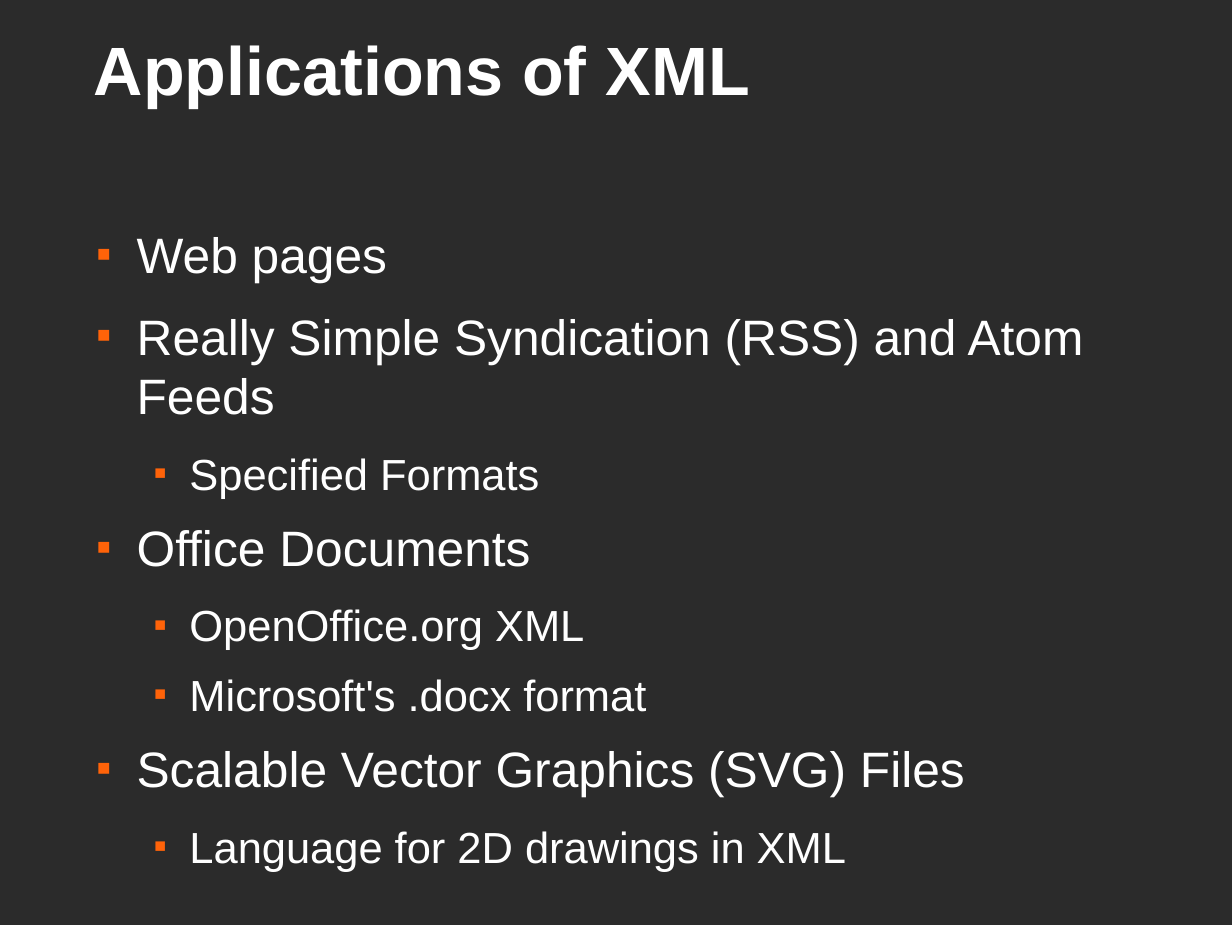
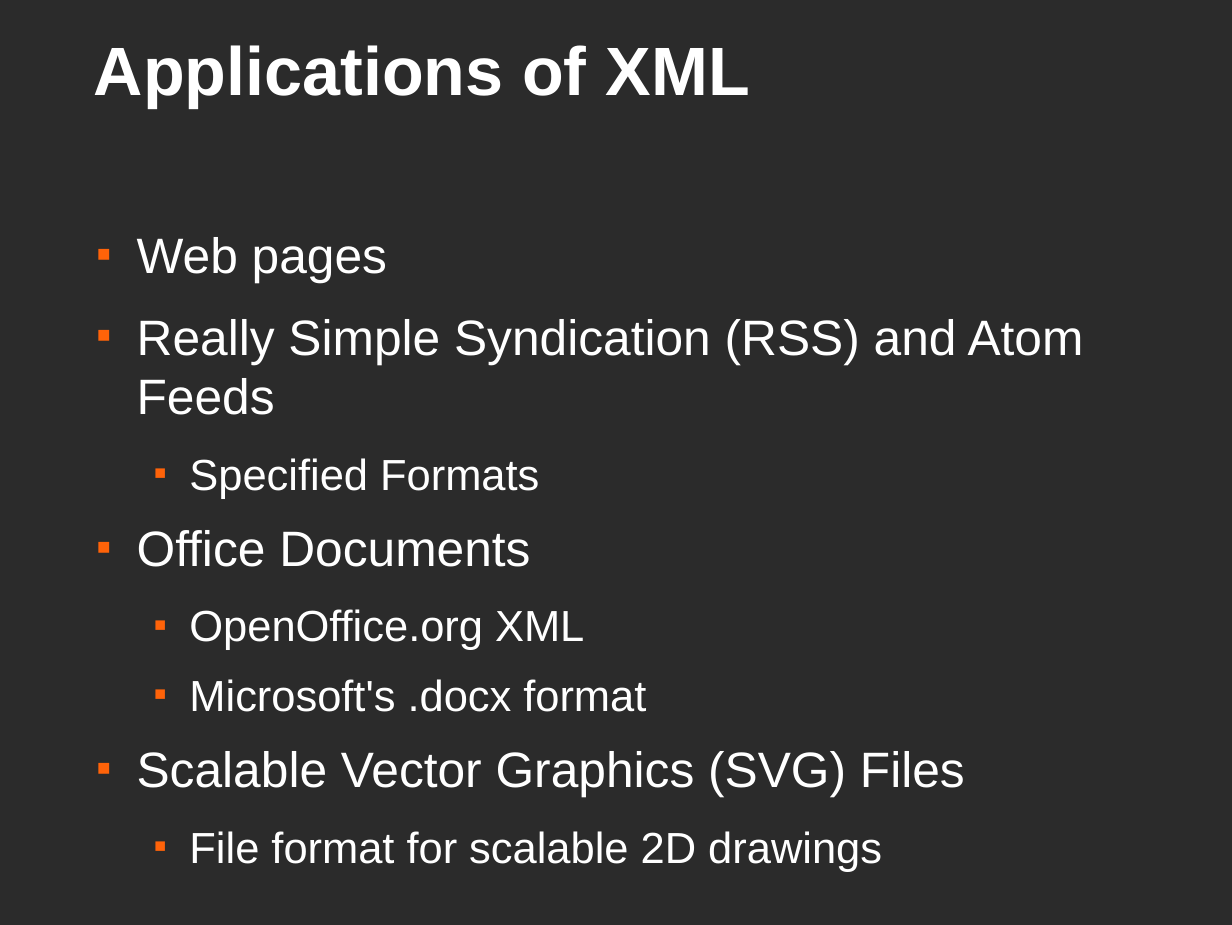
Before and after one commit to kratos12000/FastXMLDiff, a slide deck: slide 5 of Presentation/Slides.odp. Drawn at 1232x925 pixels with LibreOffice and Linux fonts; fonts in the diff are those of the drawing; background and template pictures are left out; a plain dark background stands for a picture behind light text. Boxes give left, top, right and bottom in pixels: in the first picture for what was removed or moved away, otherwise in the second. Text is boxed around its words. In the diff, an @@ line names an element or a change of style, - is before the commit and + after.

```diff
--- a/Presentation/Slides.odp
+++ b/Presentation/Slides.odp
@@ text at (x1=189, y1=831, x2=882, y2=872): text changed @@
-  ■ Language for 2D drawings in XML
+  ■ File format for scalable 2D drawings
```
Also in this commit, not shown: 5 other slides changed, 1 slide removed, 1 other file.
